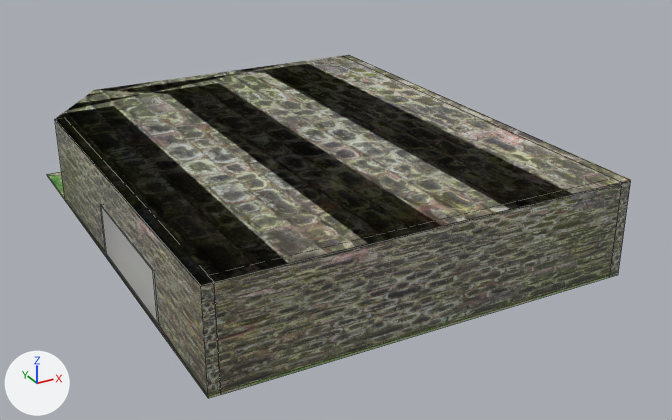
What one commit did to the FBX model zoo care simulator/Assets/models/enviroment/PandaRoomAssets/PandaRoomIMPROVED.fbx.
Before and after are seen from a camera (50 mm lens) standing at (-37.4, -79.7, 39.6) and looking at (3.8, -4.8, 2.1). The lights are fixed; the arrows at lower left show +X, +Y and +Z. Mesh edges are drawn as thin lines on the coarser meshes. Where no turn or scale is listed for an object, it has been applied to the vertices.

Objects in the first picture: 'Cube', 'Wall', 'Wall.001', 'Wall.002', 'Wall.004', 'Wall.005'.
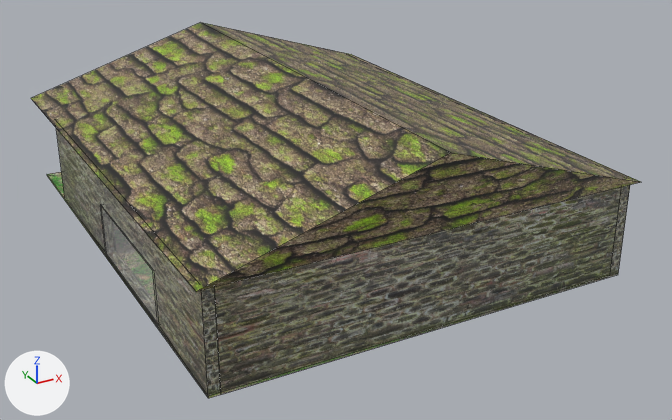
What differs and where, as boxes [x1, y1, x2, y2] in the pictures (672 x 420 px):
```json
{"object": "Cylinder", "change": "added", "after": [31, 22, 640, 292]}
{"object": "Cube", "change": "surface changed", "before": [100, 205, 158, 322], "after": [100, 205, 158, 322]}
{"object": "Wall.004", "change": "unchanged, covered by the edit", "before": [55, 55, 631, 287]}
```

Scene script edits in JSON lines:
```json
{"op": "add", "block": "img_roof_tile_mossy_png", "code": ["img_roof_tile_mossy_png = load_image('roof tile mossy.png', '../../../textures/roof tile mossy.png', 720, 720, 'sRGB')"]}
{"op": "set", "path": "mat_material_029.alpha", "old": "0.5", "new": "0.2"}
{"op": "add", "block": "mat_material_014", "code": ["mat_material_014 = principled_material('Material.014')", "mat_material_014.texture = img_roof_tile_mossy_png"]}
{"op": "add", "block": "me_cylinder_003", "code": ["me_cylinder_003 = bpy.data.meshes.new('Cylinder.003')", "me_cylinder_003.from_pydata(...)  # 6 vertices, 5 faces; spans x -20.6..20.6, y -25.6..25.6, z -2.1..4.3", "# faces by material slot: [1, 4]", "me_cylinder_003.materials.append(mat_material_032)  # picture img_mossy_wall_jpg", "me_cylinder_003.materials.append(mat_material_014)  # picture img_roof_tile_mossy_png"]}
{"op": "add", "block": "ob_cylinder", "code": ["ob_cylinder = bpy.data.objects.new('Cylinder', me_cylinder_003)", "ob_cylinder.location = (1.75, -0.8, 11.31)"]}
```
